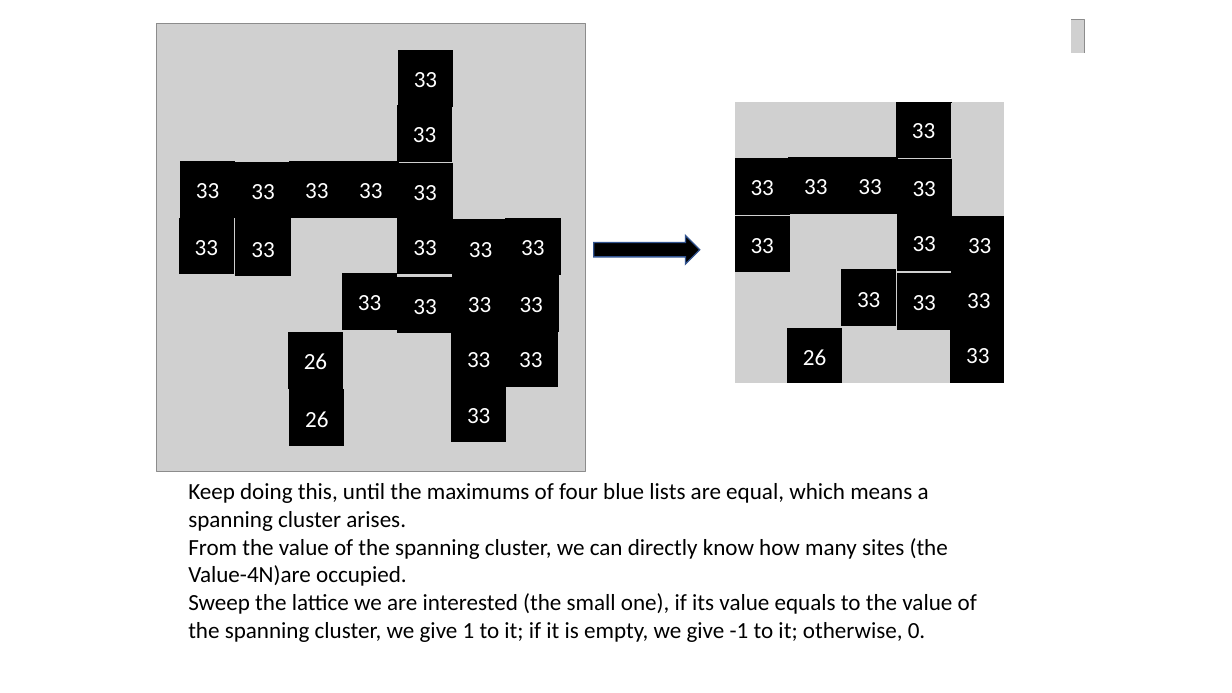
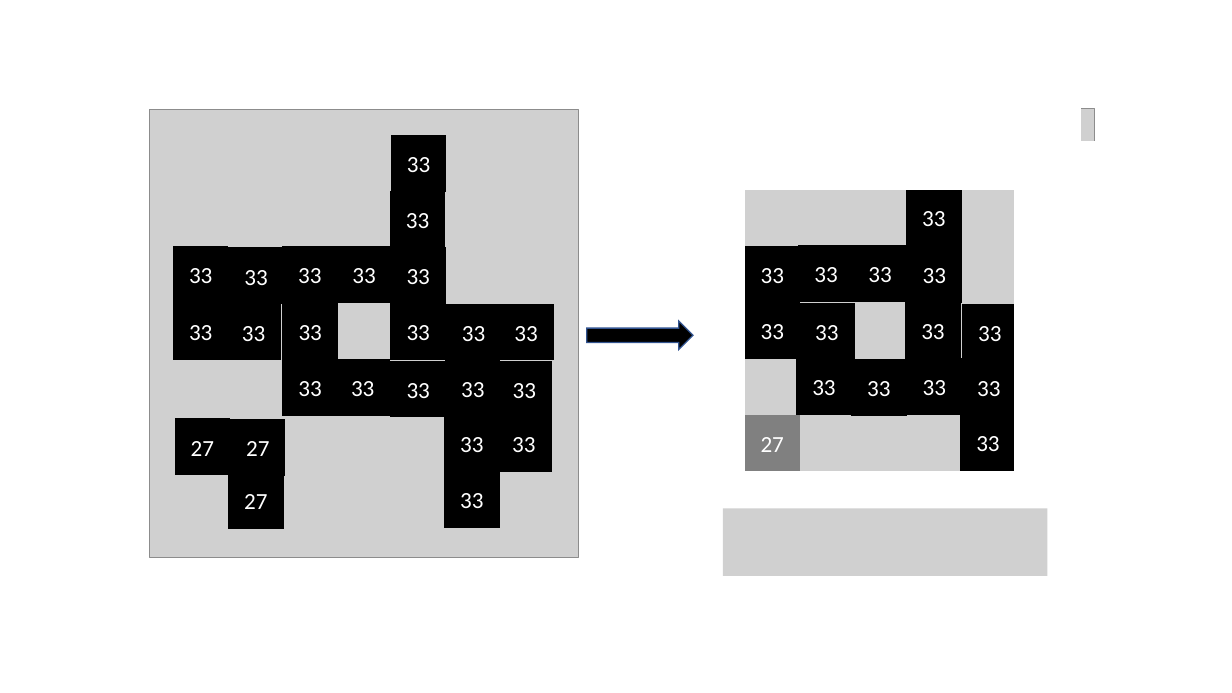
Before and after one commit to TianyuDai/PHY566-Project2-Group1, a slide deck: slide 4 of Percolation.pptx (slide 5 before the commit). Drawn at 1232x693 pixels with LibreOffice and Linux fonts; fonts in the diff are those of the drawing; grey boxes stand for pictures. Boxes give left, top, right and bottom in pixels: in the first picture for what was removed or moved away, otherwise in the second. Text is boxed around its words. In the diff, an @@ line names an element or a change of style, - is before the commit and + after.

```diff
--- a/Percolation.pptx
+++ b/Percolation.pptx
@@ 17 rectangles, 1 picture: place and size @@
-17 rectangles, 1 picture at [623,0,1138,518]
+17 rectangles, 1 picture at [633,57,1148,605]
@@ rectangle added at [283,303,337,359], fill #000000, outline #000000 1 pt, 18 pt, text #FFFFFF @@
+33
@@ 14 rectangles, 1 picture, 1 right arrow: place and size @@
-14 rectangles, 1 picture, 1 right arrow at [157,24,701,472]
+14 rectangles, 1 picture, 1 right arrow at [150,109,693,557]
@@ rectangle added at [800,303,855,359], fill #000000, outline #000000 1 pt, 18 pt, text #FFFFFF @@
+33
@@ rectangle added at [797,359,851,414], fill #000000, outline #000000 1 pt, 18 pt, text #FFFFFF @@
+33
@@ rectangle added at [283,360,337,415], fill #000000, outline #000000 1 pt, 18 pt, text #FFFFFF @@
+33
@@ 5 rectangles: place and size @@
-5 rectangles at [236,220,559,332]
+5 rectangles at [226,304,552,417]
@@ rectangle "27": place and size @@
-rectangle "27" at [787,329,842,384]
+rectangle "27" at [745,416,799,471]
@@ rectangle "27" at [745,416,799,471]: fill #000000 to #808080; outline #000000 1 pt to #808080 1 pt @@
@@ rectangle added at [176,420,230,475], fill #000000, outline #000000 1 pt, 18 pt, text #FFFFFF @@
+27
@@ rectangle "27": place and size @@
-rectangle "27" at [288,333,343,388]
+rectangle "27" at [231,420,286,475]
@@ text in rectangle at [246,441,269,456]: text changed @@
-26
+27
@@ text in rectangle at [761,437,784,452]: text changed @@
-26
+27
@@ rectangle "27": place and size @@
-rectangle "27" at [290,390,345,445]
+rectangle "27" at [229,472,284,528]
@@ 5 rectangles: place and size @@
-5 rectangles at [602,6,1006,438]
+5 rectangles at [612,93,1016,526]
@@ text removed at [188,483,977,642] @@
-Keep doing this, until the maximums of four blue lists are equal, which means a spanning cluster arises.
-From the value of the spanning cluster, we can directly know how many sites (the Value-4N)are occupied.
-Sweep the lattice we are interested (the small one), if its value equals to the value of the spanning cluster, we give 1 to it; if it is empty, we give -1 to it; otherwise, 0.
@@ text in rectangle at [244,494,267,509]: text changed @@
-26
+27
@@ picture added at [723,508,1047,576] @@
@@ text in rectangle at [976,509,999,513]: text added @@
+33
```
Also in this commit, not shown: 2 other slides changed, 2 slides added, 3 slides removed.
